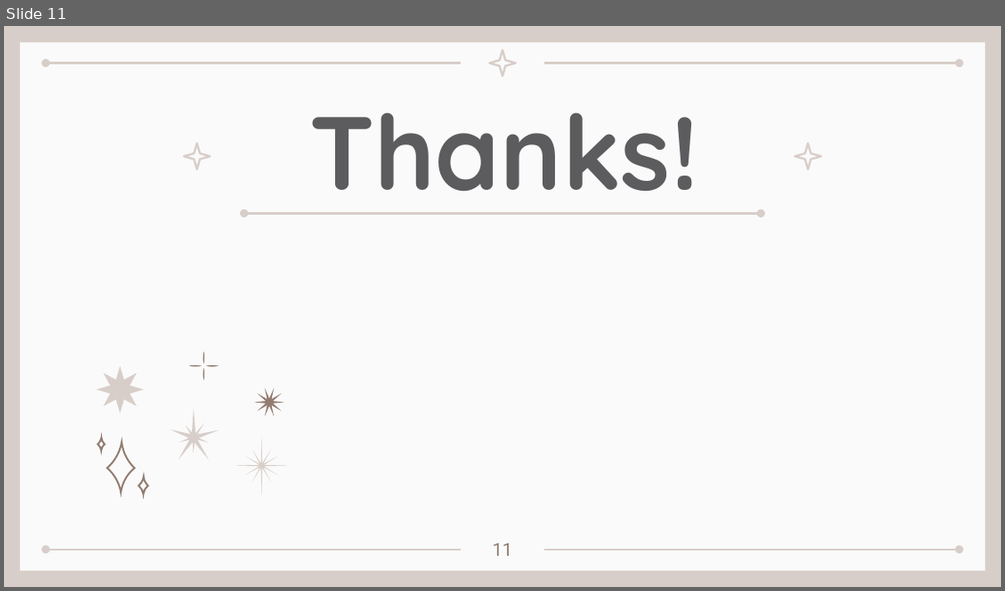
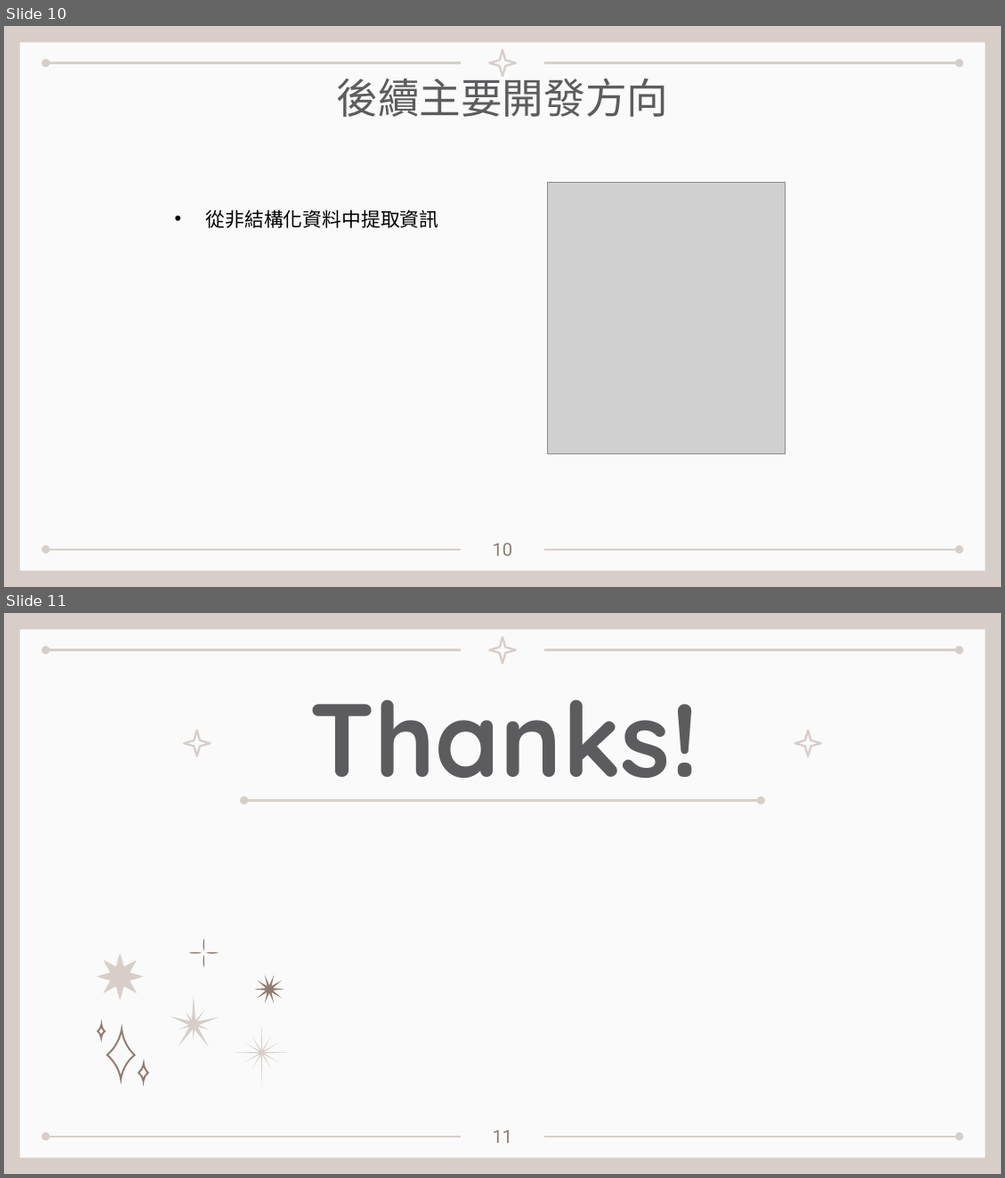
Before and after one commit to kionce57/Taiwan_Job_Market_Analysis, a slide deck: 程式介紹與展示.pptx. Shown one above the other, each under a label of ours: slide 11 before the commit, slides 10 and 11 after it. The pictures are 1005x591 and 1005x1178 pixels, drawn with LibreOffice and Linux fonts; fonts in the diff are those of the drawing; grey boxes stand for pictures. Boxes give left, top, right and bottom in pixels: in the first picture for what was removed or moved away, otherwise in the second. Text is boxed around its words. In the diff, an @@ line names an element or a change of style, - is before the commit and + after.

```diff
--- a/程式介紹與展示.pptx
+++ b/程式介紹與展示.pptx
@@ slide 10 added at (x1=4, y1=26, x2=1001, y2=587), background #D8CEC9; not listed: 6 template elements that a slide beside it also shows @@
@@ text added at (x1=336, y1=71, x2=668, y2=117), 30 pt, text #5C5C5F @@
+後續主要開發方向
@@ picture added at (x1=547, y1=183, x2=785, y2=453) @@
@@ text added at (x1=206, y1=209, x2=439, y2=228), 14 pt, text #000000 @@
+• 從非結構化資料中提取資訊
@@ page number added at (x1=493, y1=542, x2=513, y2=556), 13 pt, text #927C71 @@
+10
```
Also in this commit, not shown: 1 slide removed, 1 other file.
